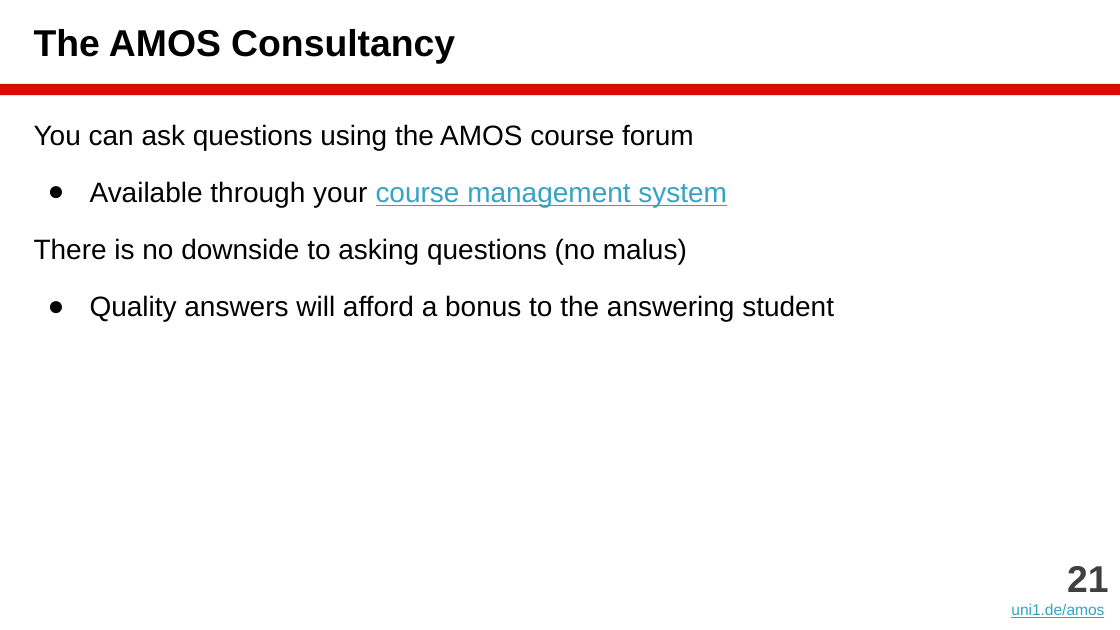
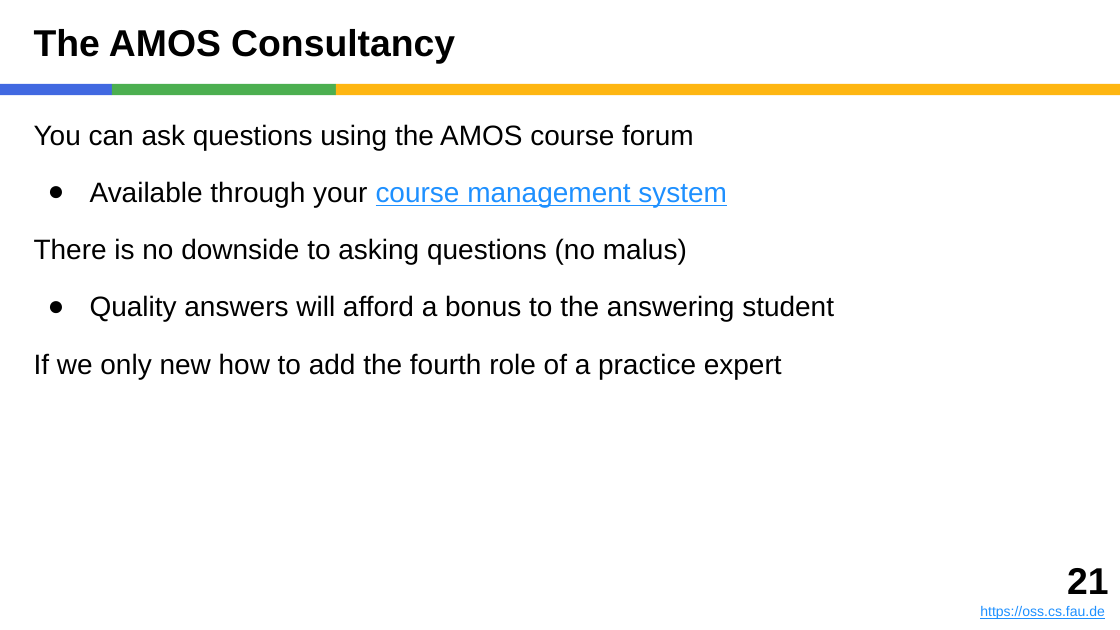
Before and after one commit to dirkriehle/amos-course, a slide deck: slide 21 of Lecture slides/AMOS A01 - Introduction.pptx. Drawn at 1120x630 pixels with LibreOffice and Linux fonts; fonts in the diff are those of the drawing. Boxes give left, top, right and bottom in pixels: in the first picture for what was removed or moved away, otherwise in the second. Text is boxed around its words. In the diff, an @@ line names an element or a change of style, - is before the commit and + after.

```diff
--- a/Lecture slides/AMOS A01 - Introduction.pptx
+++ b/Lecture slides/AMOS A01 - Introduction.pptx
@@ rectangle added at <box>0,84,112,95</box>, fill #4169E1 @@
@@ rectangle added at <box>112,84,336,95</box>, fill #4CAF50 @@
@@ rectangle: place and size @@
-rectangle at <box>0,84,1120,95</box>
+rectangle at <box>336,84,1120,95</box>
@@ rectangle at <box>336,84,1120,95</box>: fill #D50D01 to #FEB612 @@
@@ text at <box>90,181,727,207</box>: text colour #34A3C5 to #1E90FF in "course management system" @@
@@ text at <box>34,353,782,379</box>: paragraph added @@
+If we only new how to add the fourth role of a practice expert
@@ text: place and size @@
-text at <box>1011,566,1108,618</box>
+text at <box>980,568,1108,619</box>
@@ text at <box>1067,568,1108,594</box>: text colour #404040 to #000000 in "21" @@
@@ text at <box>980,606,1105,619</box>: text changed; size 10 to 9 pt; text colour #34A3C5 to #1E90FF @@
-uni1.de/amos
+https://oss.cs.fau.de
```
Also in this commit, not shown: 26 other slides changed, 2 slides added, 2 slides removed, 6 other files.
